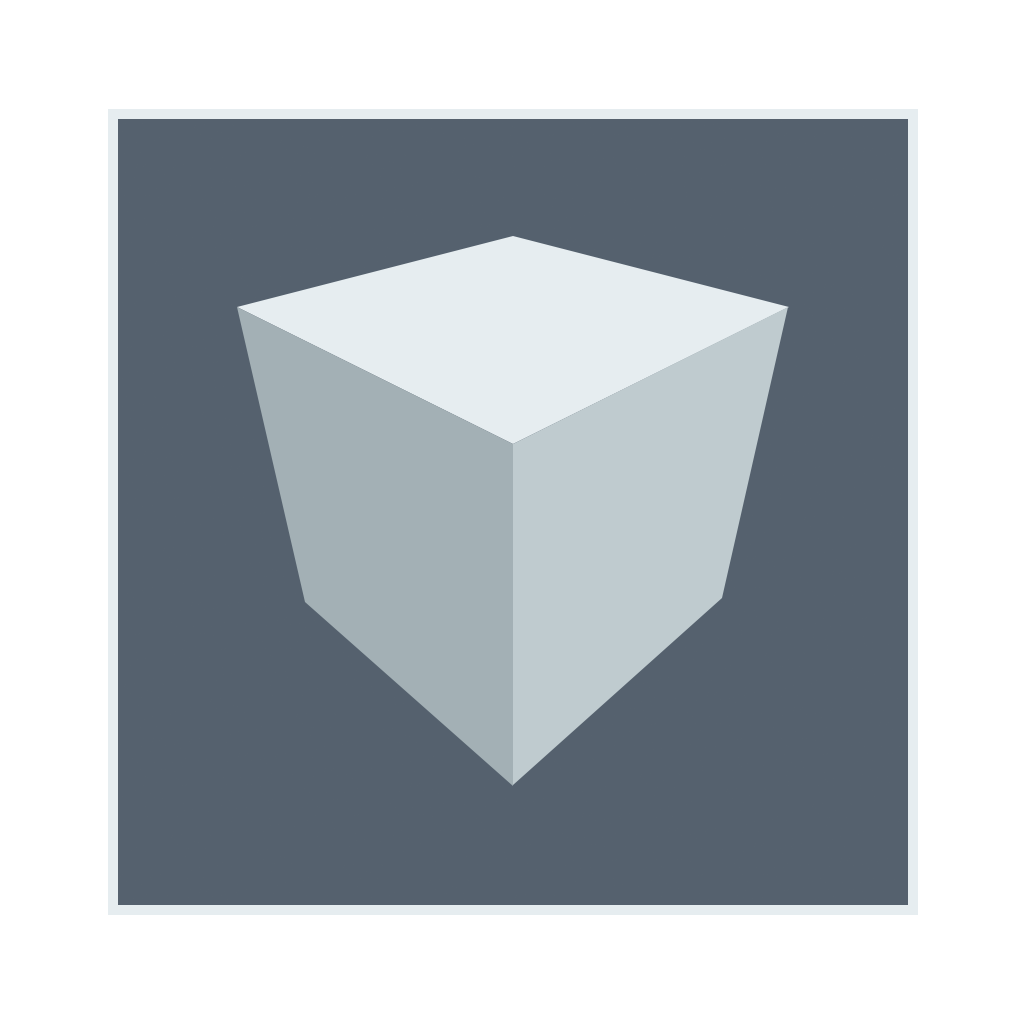
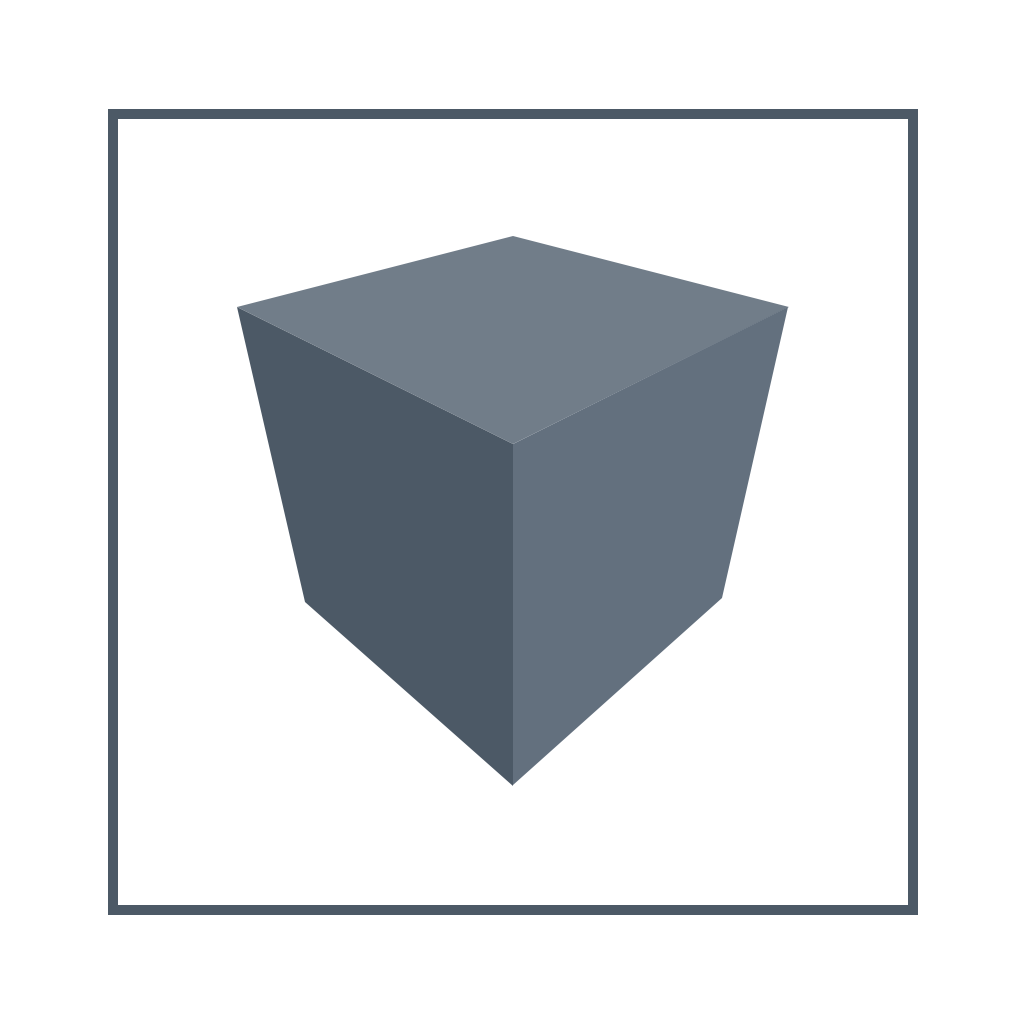
Before/after of a (1024, 1024) layered artwork. What changed in the layer stack:
painted on "Shape 3" over [513, 307, 788, 785]
painted on "Shape 2" over [237, 307, 513, 786]
painted on "Shape 1" over [237, 236, 789, 444]
painted on "Background" over [113, 114, 913, 910]
